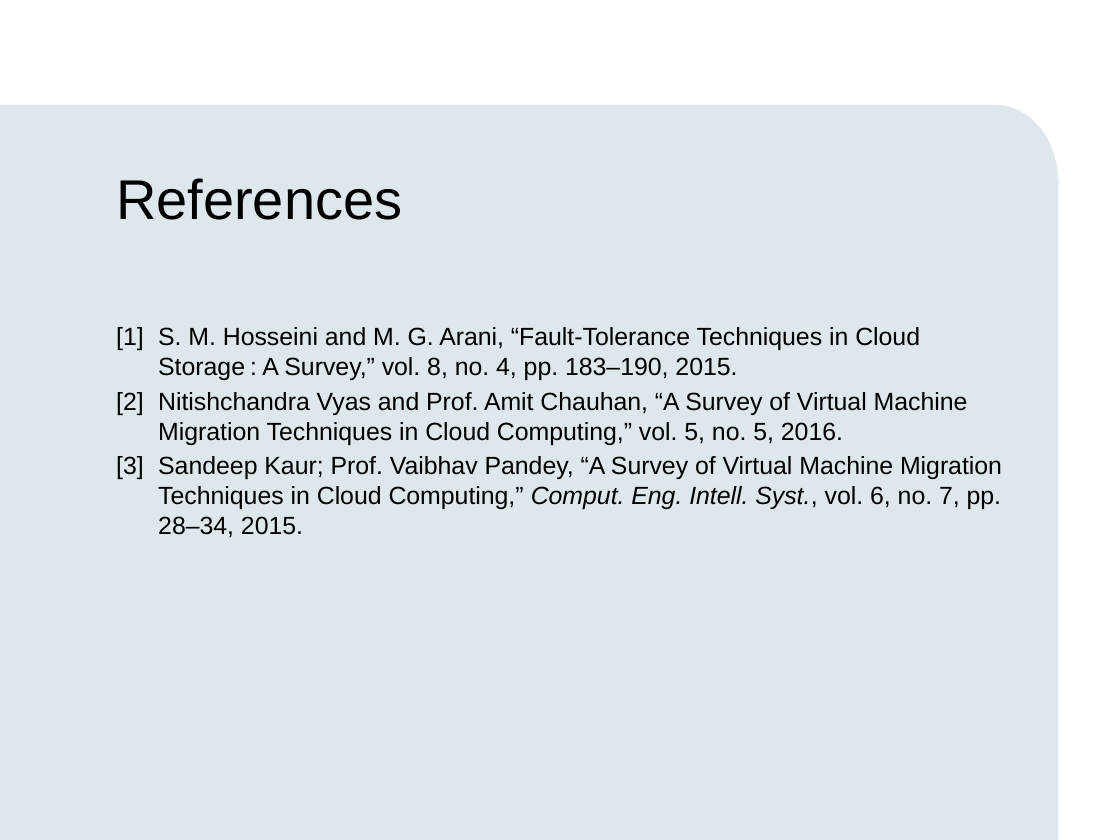
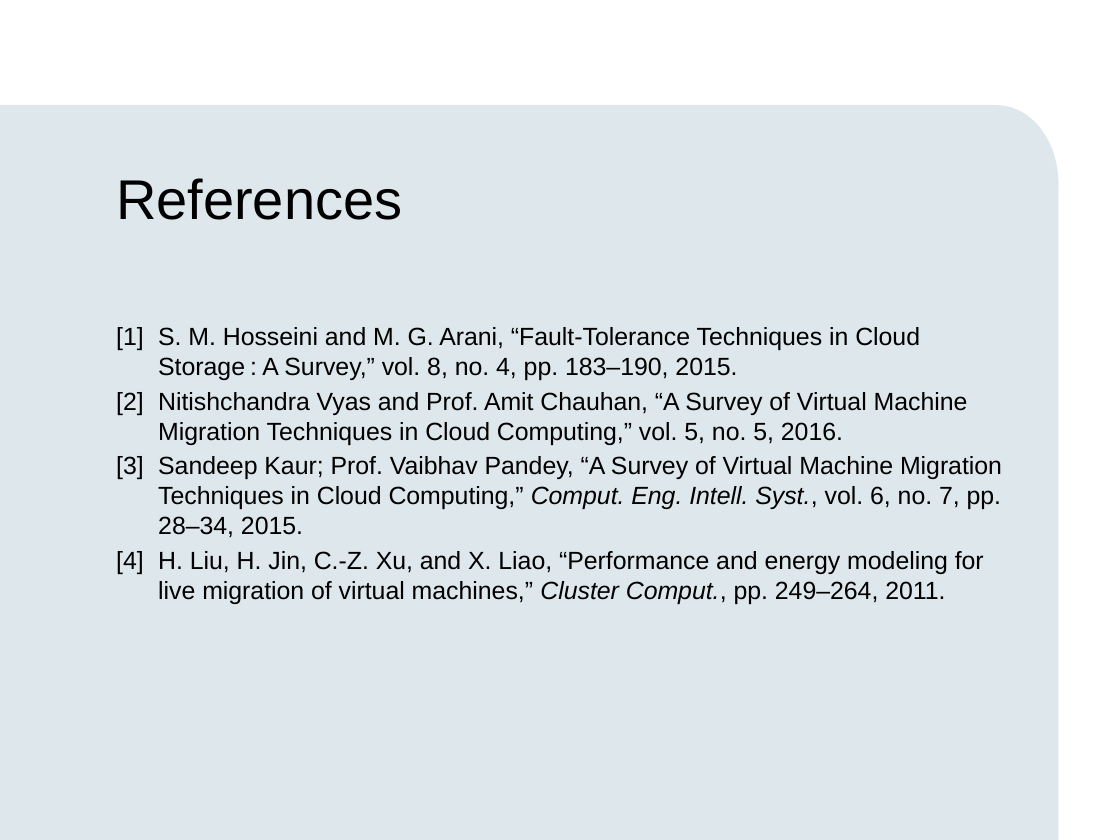
Before and after one commit to sevray1/e-commerce-assignment, a slide deck: slide 4 of presentation1/presentation1.pptx. Drawn at 1120x840 pixels with LibreOffice and Linux fonts; fonts in the diff are those of the drawing; background and template pictures are left out. Boxes give left, top, right and bottom in pixels: in the first picture for what was removed or moved away, otherwise in the second. Text is boxed around its words. In the diff, an @@ line names an element or a change of style, - is before the commit and + after.

```diff
--- a/presentation1/presentation1.pptx
+++ b/presentation1/presentation1.pptx
@@ text at bbox=[116, 551, 984, 604]: paragraph added @@
+[4] H. Liu, H. Jin, C.-Z. Xu, and X. Liao, “Performance and energy modeling for live migration of virtual machines,” Cluster Comput., pp. 249–264, 2011.
```
Also in this commit, not shown: 1 other slide changed.
